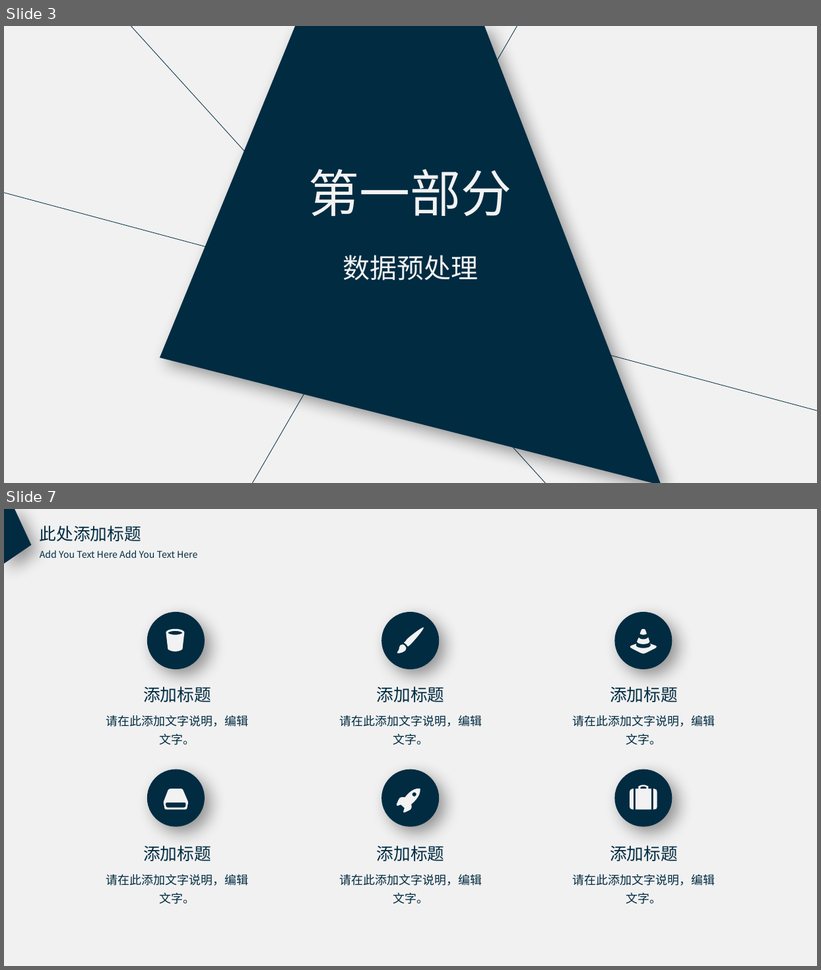
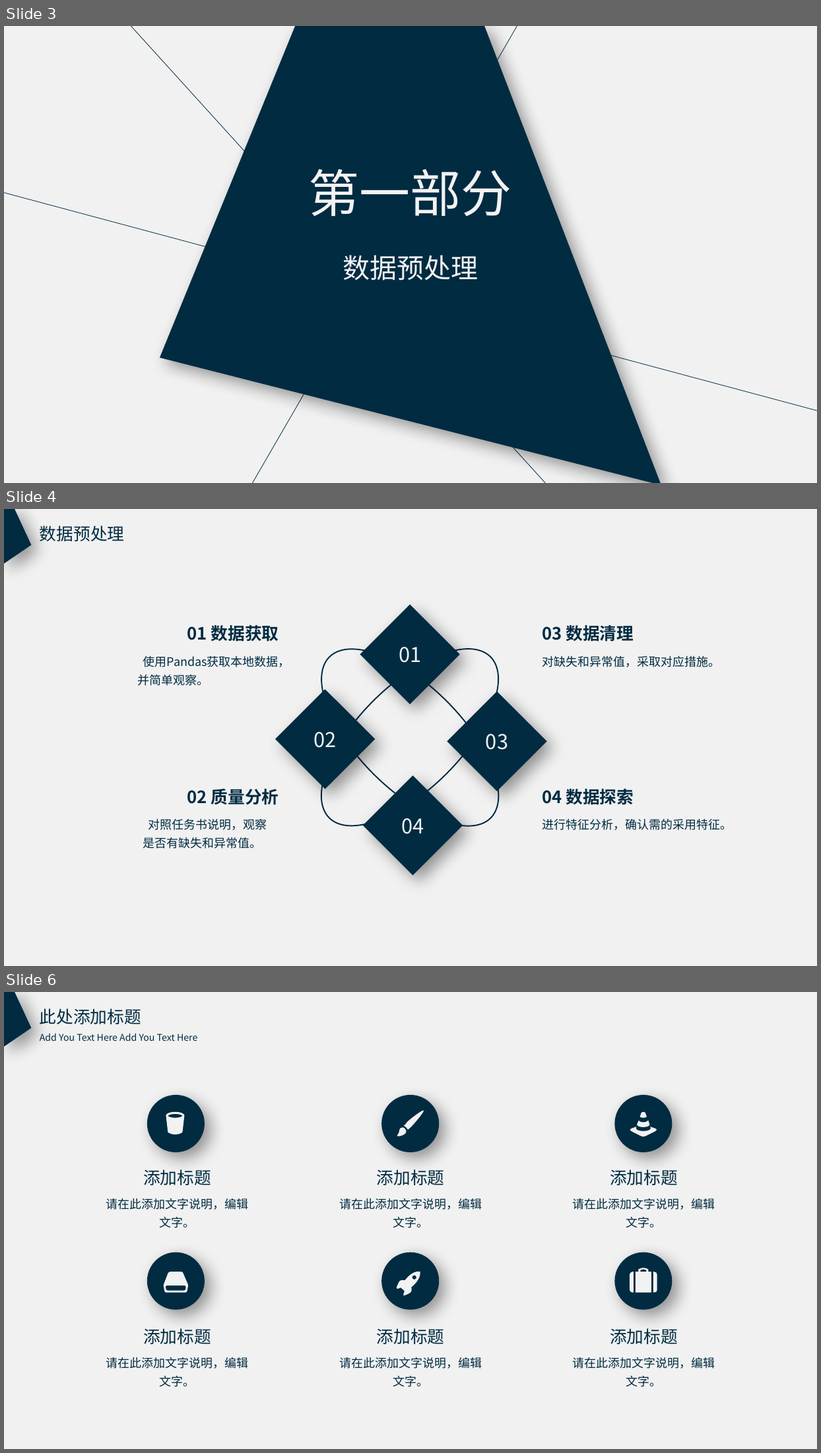
Before and after one commit to l3155/Excercise, a slide deck: 数据分析竞赛_张军军.pptx. Shown one above the other, each under a label of ours: slides 3 and 7 before the commit, slides 3, 4 and 6 after it; the slides between them are not shown. The pictures are 821x970 and 821x1453 pixels, drawn with LibreOffice and Linux fonts; fonts in the diff are those of the drawing. Boxes give left, top, right and bottom in pixels: in the first picture for what was removed or moved away, otherwise in the second. Text is boxed around its words. In the diff, an @@ line names an element or a change of style, - is before the commit and + after.

```diff
--- a/数据分析竞赛_张军军.pptx
+++ b/数据分析竞赛_张军军.pptx
@@ slide 4 added at bbox=[4, 509, 817, 966], background #F1F1F1 @@
@@ freeform shape added at bbox=[4, 509, 32, 564], fill #002B41 @@
@@ text added at bbox=[40, 525, 124, 541], 20 pt, text #002B41 @@
+数据预处理
@@ diamond added at bbox=[360, 605, 460, 705], fill #002B41, 24 pt, text #F2F2F2 @@
+01
@@ text added at bbox=[187, 625, 279, 642], 20 pt, text #002B41, bold @@
+01 数据获取
@@ ellipse added at bbox=[293, 621, 527, 855], outline #002B41 1.5 pt @@
@@ ellipse added at bbox=[293, 621, 527, 855], outline #002B41 1.5 pt @@
@@ text added at bbox=[542, 625, 634, 642], 20 pt, text #002B41, bold @@
+03 数据清理
@@ text added at bbox=[137, 656, 290, 686], 14 pt, text #002B41 @@
+使用Pandas获取本地数据，
+并简单观察。
@@ text added at bbox=[542, 656, 720, 667], 14 pt, text #002B41 @@
+对缺失和异常值，采取对应措施。
@@ diamond added at bbox=[275, 690, 376, 789], fill #002B41, 24 pt, text #F2F2F2 @@
+02
@@ diamond added at bbox=[448, 691, 547, 791], fill #002B41, 24 pt, text #F2F2F2 @@
+03
@@ diamond added at bbox=[363, 776, 463, 875], fill #002B41, 24 pt, text #F2F2F2 @@
+04
@@ text added at bbox=[187, 789, 279, 805], 20 pt, text #002B41, bold @@
+02 质量分析
@@ text added at bbox=[542, 789, 634, 805], 20 pt, text #002B41, bold @@
+04 数据探索
@@ text added at bbox=[143, 819, 267, 849], 14 pt, text #002B41 @@
+对照任务书说明，观察是否有缺失和异常值。
@@ text added at bbox=[542, 819, 732, 830], 14 pt, text #002B41 @@
+进行特征分析，确认需的采用特征。
@@ what was slide 7 is now slide 6 @@
```
Also in this commit, not shown: 1 slide changed, 2 slides removed.
